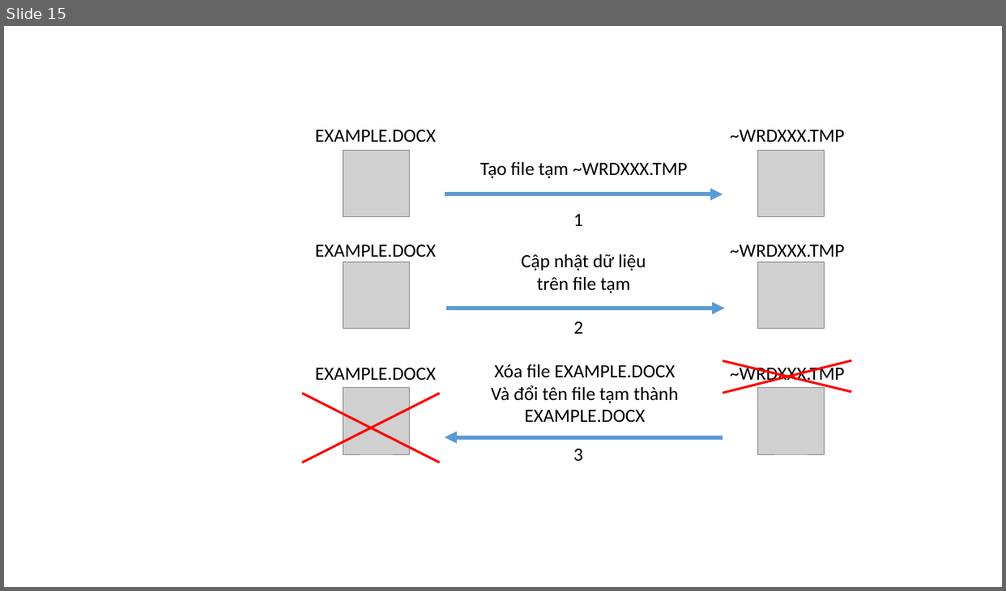
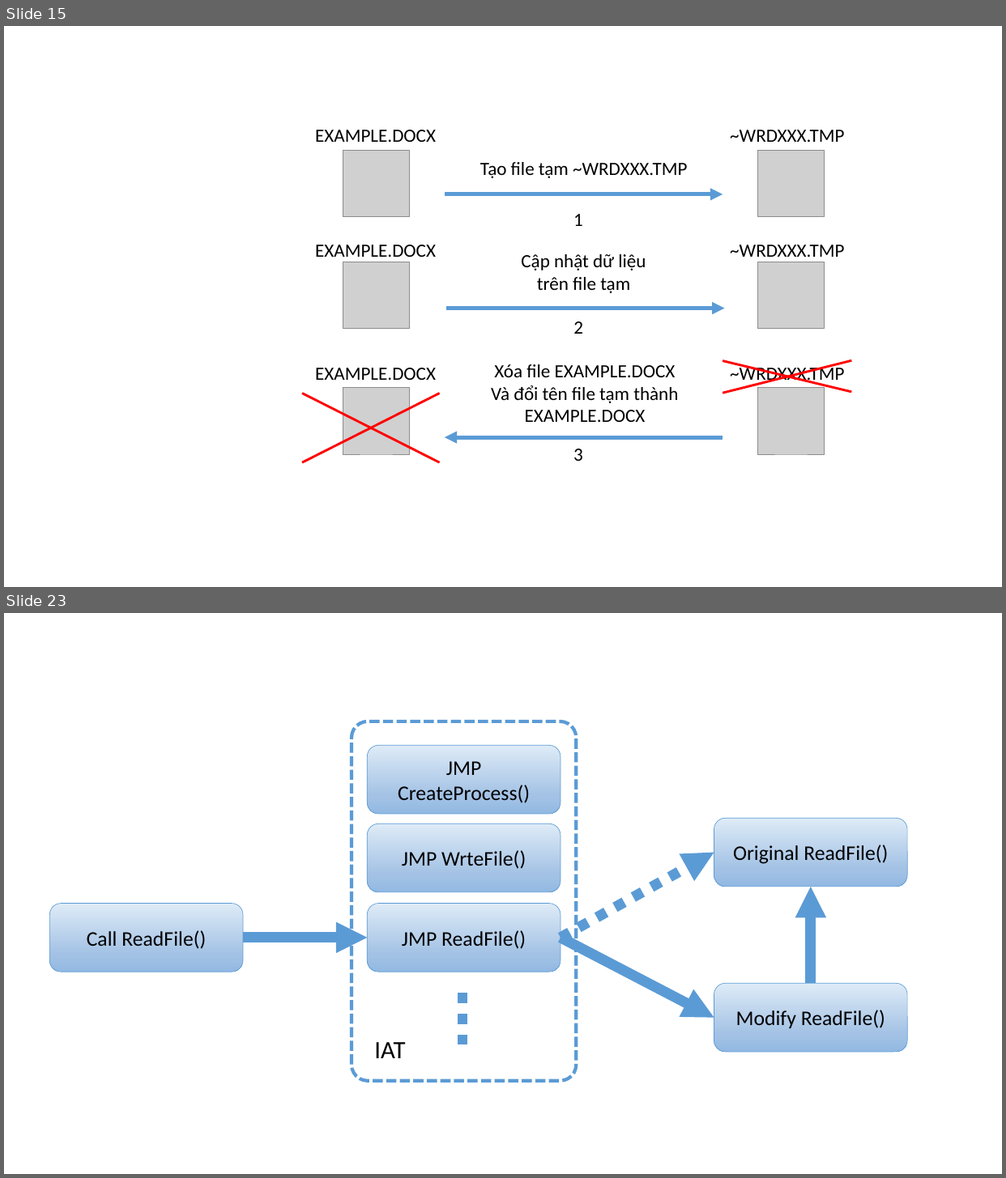
Before and after one commit to dotrungduchd/LUANVAN, a slide deck: Document/SODO.pptx. Shown one above the other, each under a label of ours: slide 15 before the commit, slides 15 and 23 after it; the slides between them are not shown. The pictures are 1006x591 and 1006x1178 pixels, drawn with LibreOffice and Linux fonts; fonts in the diff are those of the drawing; grey boxes stand for pictures. Boxes give left, top, right and bottom in pixels: in the first picture for what was removed or moved away, otherwise in the second. Text is boxed around its words. In the diff, an @@ line names an element or a change of style, - is before the commit and + after.

```diff
--- a/Document/SODO.pptx
+++ b/Document/SODO.pptx
@@ slide 23 added at <box>4,613,1002,1174</box>, background #FFFFFF @@
@@ rounded rectangle added at <box>351,722,576,1081</box>, outline #5B9BD5 3.25 pt dashed @@
@@ rounded rectangle added at <box>367,746,560,815</box>, fill gradient #DEEBF7 to #A3C1E5 to #93B9E4, outline #5B9BD5 0.5 pt, 20 pt, text #000000 @@
+JMP CreateProcess()
@@ rounded rectangle added at <box>367,824,560,893</box>, fill gradient #DEEBF7 to #A3C1E5 to #93B9E4, outline #5B9BD5 0.5 pt, 20 pt, text #000000 @@
+JMP WrteFile()
@@ rounded rectangle added at <box>714,818,908,887</box>, fill gradient #DEEBF7 to #A3C1E5 to #93B9E4, outline #5B9BD5 0.5 pt, 20 pt, text #000000 @@
+Original ReadFile()
@@ arrow added from (561, 938) to (714, 853), #5B9BD5 10 pt dashed @@
@@ rounded rectangle added at <box>49,904,243,973</box>, fill gradient #DEEBF7 to #A3C1E5 to #93B9E4, outline #5B9BD5 0.5 pt, 20 pt, text #000000 @@
+Call ReadFile()
@@ rounded rectangle added at <box>367,904,560,973</box>, fill gradient #DEEBF7 to #A3C1E5 to #93B9E4, outline #5B9BD5 0.5 pt, 20 pt, text #000000 @@
+JMP ReadFile()
@@ arrow added from (811, 983) to (811, 887), #5B9BD5 10 pt @@
@@ arrow added from (243, 938) to (367, 938), #5B9BD5 10 pt @@
@@ arrow added from (561, 938) to (714, 1018), #5B9BD5 10 pt @@
@@ line added from (463, 994) to (462, 1053), #5B9BD5 10 pt dashed @@
@@ rounded rectangle added at <box>714,983,908,1053</box>, fill gradient #DEEBF7 to #A3C1E5 to #93B9E4, outline #5B9BD5 0.5 pt, 20 pt, text #000000 @@
+Modify ReadFile()
@@ text added at <box>374,1042,405,1059</box>, 24 pt, text #000000 @@
+IAT
```
Also in this commit, not shown: 11 slides changed, 1 other file.
